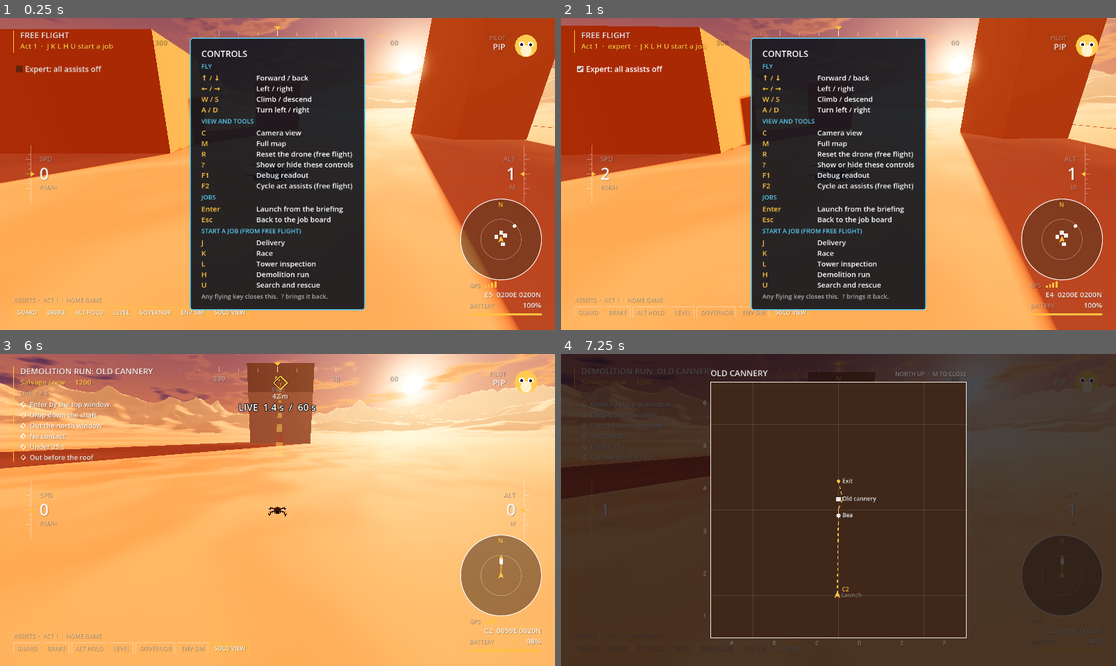
Above: before the commit, frames 1-4 (two rows, left to right).
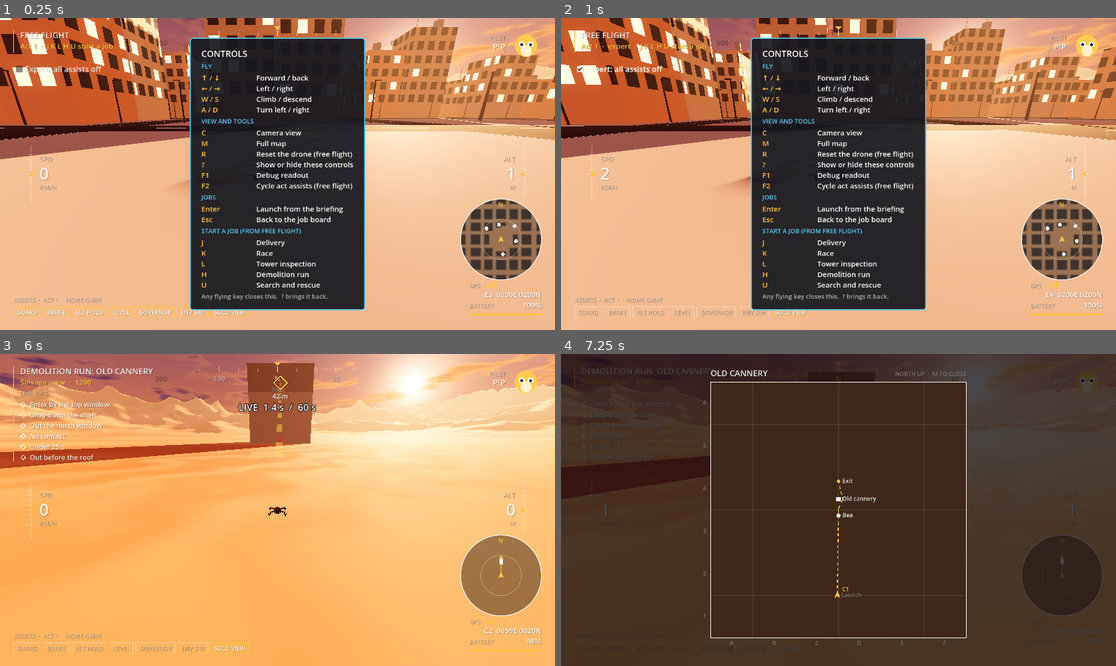
Above: after the commit, the same moments.

Repository: avdrav1/drone-sports
Game: Godot game, scene res://scenes/debug_flight.tscn
Two runs of this game, one before a commit and one after it. Both use one fixed random seed, a clock stepped at 60 frames per second and the inputs below. This scene is started directly instead of the project's main scene.
Inputs (mouse positions are in pixels of both pictures, inside the frame that each line leads up to):
- Up to frame 1 (0.25 s): no input
- Up to frame 2 (1 s): click "Expert: all assists off" at 0.5 s
- Up to frame 3 (6 s): tap Enter (ui_accept) at 1.25, 1.52, 4.52 s; move the mouse to (399, 494) at 1.27 s; hold Right (roll_right) 1.28-2 s; hold H (start_demolition_job) 1.28-2 s; click (399, 494) at 1.42 s; tap L (start_inspection_job) at 1.55, 3.5, 4.55 s; tap R (reset_drone) at 2 s; drag from (166, 525) to (249, 572) at 2.02 s; tap H (start_demolition_job) at 2.75 s; move the mouse to (333, 441) at 2.77 s; hold Right (roll_right) 2.78-3.5 s; hold K (start_race_job) 2.78-3.5 s; tap J (start_sample_job) at 3.05 s; drag from (249, 572) to (111, 463) at 3.52 s; tap K (start_race_job) at 4.25 s; move the mouse to (444, 556) at 4.27 s; hold Left (roll_left) 4.28-5 s; hold C (cycle_camera) 4.28-5 s; tap U (start_rescue_job) at 4.9 s; drag from (111, 463) to (194, 432) at 5.02 s; move the mouse to (305, 510) at 5.77 s; hold Down (pitch_back) from 5.78 s (still down); hold L (start_inspection_job) from 5.78 s (still down); click (305, 510) at 5.92 s
- Up to frame 4 (7.25 s): tap J (start_sample_job) at 6.05 s; tap M (toggle_map) at 6.4 s; release Down (pitch_back) at 6.5 s; release L (start_inspection_job) at 6.5 s; drag from (755, 432) to (727, 525) at 6.52 s

The runs differ from the first frame. In frame 1, 69% of the frame differs, in the area x 0-100%, y 0-100%; in frame 2, 69%; in frame 3, less than 0.1%; in frame 4, less than 0.1%.

Commit message:
Story 12.5: Sandbox in the city
Co-Authored-By: Claude Opus 5.5 <noreply@anthropic.com>

Diff:
--- a/data/maps/sandbox.tres
+++ b/data/maps/sandbox.tres
@@ -8,5 +8,6 @@
 bounds = Rect2(-200, -200, 400, 400)
 cell_size = 50.0
 landmarks = {
-"Spawn": Vector3(0, 0, 0)
+"Plaza": Vector3(0, 0, 0),
+"Downtown": Vector3(-6, 0, -44)
 }
--- a/scenes/debug_flight.tscn
+++ b/scenes/debug_flight.tscn
@@ -21,19 +21,11 @@
 [ext_resource type="Script" path="res://scripts/ui/map_screen.gd" id="84_map"]
 
 [ext_resource type="PackedScene" path="res://scenes/nav/jammer.tscn" id="87_jammer"]
-[ext_resource type="Script" path="res://scripts/nav/map_marker.gd" id="88_marker"]
+[ext_resource type="PackedScene" path="res://scenes/world/city.tscn" id="88_city"]
+[ext_resource type="PackedScene" path="res://scenes/world/streets.tscn" id="89_streets"]
+[ext_resource type="PackedScene" path="res://scenes/world/rooftops.tscn" id="93_roofs"]
 [ext_resource type="Script" path="res://scripts/ui/controls_help.gd" id="96_help"]
 [ext_resource type="Theme" path="res://scenes/ui/theme.tres" id="97_theme"]
-
-[sub_resource type="BoxShape3D" id="box_shape"]
-size = Vector3(4, 4, 4)
-
-[sub_resource type="StandardMaterial3D" id="box_mat"]
-albedo_color = Color(0.75, 0.45, 0.2, 1)
-
-[sub_resource type="BoxMesh" id="box_mesh"]
-material = SubResource("box_mat")
-size = Vector3(4, 4, 4)
 
 [node name="DebugFlight" type="Node3D"]
 script = ExtResource("1_root")
@@ -43,63 +35,11 @@
 
 [node name="Ground" parent="." instance=ExtResource("91_desert")]
 
-[node name="Boxes" type="Node3D" parent="."]
+[node name="City" parent="." instance=ExtResource("88_city")]
 
-[node name="Box1" type="StaticBody3D" parent="Boxes"]
-transform = Transform3D(1, 0, 0, 0, 1, 0, 0, 0, 1, 0, 2, -20)
+[node name="Streets" parent="." instance=ExtResource("89_streets")]
 
-[node name="Shape" type="CollisionShape3D" parent="Boxes/Box1"]
-shape = SubResource("box_shape")
-
-[node name="Mesh" type="MeshInstance3D" parent="Boxes/Box1"]
-mesh = SubResource("box_mesh")
-
-[node name="MapMarker" type="Node3D" parent="Boxes/Box1"]
-script = ExtResource("88_marker")
-label = "Box 1"
-icon = &"square"
-
-[node name="Box2" type="StaticBody3D" parent="Boxes"]
-transform = Transform3D(1, 0, 0, 0, 3, 0, 0, 0, 1, 12, 6, -12)
-
-[node name="Shape" type="CollisionShape3D" parent="Boxes/Box2"]
-shape = SubResource("box_shape")
-
-[node name="Mesh" type="MeshInstance3D" parent="Boxes/Box2"]
-mesh = SubResource("box_mesh")
-
-[node name="MapMarker" type="Node3D" parent="Boxes/Box2"]
-script = ExtResource("88_marker")
-label = "Box 2"
-icon = &"square"
-
-[node name="Box3" type="StaticBody3D" parent="Boxes"]
-transform = Transform3D(5, 0, 0, 0, 1, 0, 0, 0, 1, -14, 2, -8)
-
-[node name="Shape" type="CollisionShape3D" parent="Boxes/Box3"]
-shape = SubResource("box_shape")
-
-[node name="Mesh" type="MeshInstance3D" parent="Boxes/Box3"]
-mesh = SubResource("box_mesh")
-
-[node name="MapMarker" type="Node3D" parent="Boxes/Box3"]
-script = ExtResource("88_marker")
-label = "Box 3"
-icon = &"square"
-
-[node name="Box4" type="StaticBody3D" parent="Boxes"]
-transform = Transform3D(1, 0, 0, 0, 1, 0, 0, 0, 1, 6, 2, 14)
-
-[node name="Shape" type="CollisionShape3D" parent="Boxes/Box4"]
-shape = SubResource("box_shape")
-
-[node name="Mesh" type="MeshInstance3D" parent="Boxes/Box4"]
-mesh = SubResource("box_mesh")
-
-[node name="MapMarker" type="Node3D" parent="Boxes/Box4"]
-script = ExtResource("88_marker")
-label = "Box 4"
-icon = &"square"
+[node name="Rooftops" parent="." instance=ExtResource("93_roofs")]
 
 [node name="Drone" parent="." node_paths=PackedStringArray("intent_source") instance=ExtResource("4_drone")]
 transform = Transform3D(1, 0, 0, 0, 1, 0, 0, 0, 1, 0, 1, 0)
@@ -130,7 +70,7 @@
 
 [node name="HUD" type="CanvasLayer" parent="."]
 
-[node name="Radar" type="Control" parent="HUD" node_paths=PackedStringArray("gps", "terrain")]
+[node name="Radar" type="Control" parent="HUD" node_paths=PackedStringArray("gps", "terrain", "city")]
 layout_mode = 3
 anchors_preset = 15
 anchor_right = 1.0
@@ -141,6 +81,7 @@
 script = ExtResource("83_radar")
 gps = NodePath("../../Gps")
 terrain = NodePath("../../Ground")
+city = NodePath("../../City")
 
 [node name="Flight" type="Control" parent="HUD" node_paths=PackedStringArray("gps", "drone")]
 layout_mode = 3
@@ -194,7 +135,7 @@
 [node name="MapLayer" type="CanvasLayer" parent="."]
 layer = 12
 
-[node name="Map" type="Control" parent="MapLayer" node_paths=PackedStringArray("gps", "terrain")]
+[node name="Map" type="Control" parent="MapLayer" node_paths=PackedStringArray("gps", "terrain", "city")]
 visible = false
 layout_mode = 3
 anchors_preset = 15
@@ -206,3 +147,4 @@
 script = ExtResource("84_map")
 gps = NodePath("../../Gps")
 terrain = NodePath("../../Ground")
+city = NodePath("../../City")
--- a/scripts/nav/terrain_image.gd
+++ b/scripts/nav/terrain_image.gd
@@ -2,12 +2,15 @@
 extends RefCounted
 # A shaded top-down picture of the ground, baked once from DesertTerrain.height_at
 # and cached per terrain and area. Pixel (0, 0) is the area's north-west corner.
+# Building footprints, when given, are baked in dark over the ground.
+
+const BUILDING := Color(0.12, 0.1, 0.1, 0.85)
 
 static var _cache := {}
 
 ## `area` is world XZ (position is the min x, min z corner).
-static func bake(terrain: DesertTerrain, area: Rect2, px := 128) -> ImageTexture:
-	var key := [terrain.params(), area, px]
+static func bake(terrain: DesertTerrain, area: Rect2, px := 128, footprints: Array[Rect2] = []) -> ImageTexture:
+	var key := [terrain.params(), area, px, footprints]
 	if _cache.has(key):
 		return _cache[key]
 	var img := Image.create(px, px, false, Image.FORMAT_RGBA8)
@@ -18,6 +21,13 @@
 			var x := area.position.x + (i + 0.5) / px * area.size.x
 			var z := area.position.y + (j + 0.5) / px * area.size.y
 			img.set_pixel(i, j, low.lerp(high, clampf(terrain.height_at(x, z) / 60.0, 0.0, 1.0)))
+	var cell := area.size / px
+	for r in footprints:
+		var from := ((r.position - area.position) / cell).floor()
+		var to := ((r.end - area.position) / cell).ceil()
+		for j in range(maxi(int(from.y), 0), mini(int(to.y), px)):
+			for i in range(maxi(int(from.x), 0), mini(int(to.x), px)):
+				img.set_pixel(i, j, BUILDING)
 	var tex := ImageTexture.create_from_image(img)
 	_cache[key] = tex
 	return tex
--- a/scripts/ui/map_screen.gd
+++ b/scripts/ui/map_screen.gd
@@ -8,6 +8,8 @@
 @export var gps: Gps
 ## Optional: the ground shaded under the chart.
 @export var terrain: DesertTerrain
+## Buildings to draw on the image, if any.
+@export var city: City
 ## Optional. With a runner, the track records only while Live.
 @export var runner: JobRunner
 ## Optional: the job's route, drawn dashed.
@@ -35,7 +37,7 @@
 	visible = false
 	font = get_theme_default_font()
 	if terrain and gps and gps.map:
-		texture = TerrainImage.bake(terrain, gps.map.bounds, 256)
+		texture = TerrainImage.bake(terrain, gps.map.bounds, 256, Radar.footprints(city))
 
 func _unhandled_input(event: InputEvent) -> void:
 	if event.is_action_pressed("toggle_map"):
--- a/scripts/ui/radar.gd
+++ b/scripts/ui/radar.gd
@@ -9,6 +9,8 @@
 @export var gps: Gps
 ## Optional: the ground shaded under the blips.
 @export var terrain: DesertTerrain
+## Buildings to draw on the image, if any.
+@export var city: City
 ## Optional: the job's route, drawn dotted.
 @export var route: RouteSource
 ## World metres from the centre to the rim.
@@ -34,7 +36,11 @@
 	mouse_filter = MOUSE_FILTER_IGNORE
 	if terrain and gps and gps.map:
 		texture_area = gps.map.bounds.grow(range_m)
-		texture = TerrainImage.bake(terrain, texture_area)
+		texture = TerrainImage.bake(terrain, texture_area, 128, footprints(city))
+
+## Building footprints for the terrain image: the city's lots, or none.
+static func footprints(c: City) -> Array[Rect2]:
+	return CityPlan.build(c.layout).lots if c else ([] as Array[Rect2])
 
 func _process(_delta: float) -> void:
 	queue_redraw()
--- /dev/null
+++ b/tests/test_city_sandbox.gd
@@ -0,0 +1,80 @@
+extends RefCounted
+# Story 12.5: the sandbox flies in the city.
+
+const Sim = preload("res://tests/sim.gd")
+const SANDBOX := "res://scenes/debug_flight.tscn"
+
+func _sandbox() -> Node:
+	return Sim.add(load(SANDBOX).instantiate())
+
+func test_city_replaces_the_boxes() -> bool:
+	var s := _sandbox()
+	var ok := s.get_node_or_null("Boxes") == null and s.get_node_or_null("City") is City \
+		and s.get_node_or_null("Streets") is Streets and s.get_node_or_null("Rooftops") is Rooftops
+	s.free()
+	return ok
+
+func test_act1_hover_at_spawn_has_no_contact() -> bool:
+	var s := _sandbox()
+	var d: Drone = s.get_node("Drone")
+	d.contact_monitor = true
+	d.max_contacts_reported = 4
+	var hits := []
+	d.body_entered.connect(func(b): hits.append(b))
+	await Sim.physics_frames(2)
+	var act1: bool = s.preset_index == 0
+	await Sim.physics_frames(300)
+	var ok: bool = act1 and hits.is_empty() and d.global_position.distance_to(Vector3(0, 1, 0)) < 1.5
+	s.free()
+	return ok
+
+func test_radar_shows_rooftop_pads() -> bool:
+	var s := _sandbox()
+	await Sim.process_frames(3)
+	var radar: Radar = s.get_node("HUD/Radar")
+	var pads := radar.blips().filter(func(b): return b.marker.kind == &"pad")
+	var ok: bool = pads.size() == (s.get_node("Rooftops") as Rooftops).pads.size() and pads.size() >= 3
+	s.free()
+	return ok
+
+func test_map_is_darker_under_buildings() -> bool:
+	var s := _sandbox()
+	await Sim.process_frames(2)
+	var map: MapScreen = s.get_node("MapLayer/Map")
+	var img := map.texture.get_image()
+	var bounds: Rect2 = s.get_node("Gps").map.bounds
+	var plan := (s.get_node("City") as City).plan
+	var px := func(p: Vector2) -> Color:
+		var at := ((p - bounds.position) / bounds.size * Vector2(img.get_size())).floor()
+		return img.get_pixelv(Vector2i(at))
+	var lit := func(c: Color) -> float:
+		return c.get_luminance() * c.a
+	var ok := true
+	for i in 10:
+		var under: Color = px.call(plan.lots[i * 7].get_center())
+		# A street's centre, between crossings.
+		var street := plan.streets[(i * 2) % plan.streets.size()].get_center() + Vector2(0, 20.0 if i % 2 == 0 else -20.0)
+		var open: Color = px.call(street)
+		ok = ok and lit.call(under) < lit.call(open)
+	s.free()
+	return ok
+
+func test_job_hotkeys_still_launch_every_job() -> bool:
+	var keys := {&"start_sample_job": "sample_job", &"start_race_job": "race_job",
+		&"start_inspection_job": "inspection_job", &"start_demolition_job": "demolition_job",
+		&"start_rescue_job": "rescue_job"}
+	var ok := true
+	for action in keys:
+		Sim.tree().change_scene_to_file(SANDBOX)
+		await Sim.process_frames(3)
+		var s := Sim.tree().current_scene
+		var want: String = s.get(keys[action])
+		var ev := InputEventAction.new()
+		ev.action = action
+		ev.pressed = true
+		s.get_viewport().push_input(ev)
+		await Sim.process_frames(3)
+		ok = ok and Sim.tree().current_scene != null and Sim.tree().current_scene.scene_file_path == want
+		Sim.tree().unload_current_scene()
+		await Sim.process_frames(1)
+	return ok
--- a/tests/test_radar.gd
+++ b/tests/test_radar.gd
@@ -1,7 +1,7 @@
 extends RefCounted
 # Story 10.2: radar minimap. Heading-up, scaled, clamped to the rim, and in the
-# test race it shows the opponents and lights the next gate. Story 10.7: the
-# sandbox boxes show too.
+# test race it shows the opponents and lights the next gate. Story 10.7, then
+# 12.5: the sandbox's rooftop pads show too.
 
 const Sim = preload("res://tests/sim.gd")
 
@@ -59,16 +59,16 @@
 	scene.free()
 	return ok
 
-func test_sandbox_boxes_on_radar() -> bool:
+func test_sandbox_pads_on_radar() -> bool:
 	var scene: Node = Sim.add(load("res://scenes/debug_flight.tscn").instantiate())
 	await Sim.process_frames(3)
 	var radar: Radar = scene.get_node("HUD/Radar")
-	var boxes := []
+	var pads := []
 	for b in radar.blips():
-		if (b.marker as MapMarker).get_parent().get_parent() == scene.get_node("Boxes"):
-			boxes.append(b)
-	var ok := boxes.size() == 4
-	for b in boxes:
-		ok = ok and b.marker.icon == &"square" and b.marker.global_position.is_equal_approx(b.marker.get_parent().global_position)
+		if (b.marker as MapMarker).kind == &"pad":
+			pads.append(b)
+	var ok := pads.size() >= 3
+	for b in pads:
+		ok = ok and b.marker.icon == &"circle" and b.marker.global_position.is_equal_approx(b.marker.get_parent().global_position)
 	scene.free()
 	return ok
Not shown: 1 places in scenes/debug_flight.tscn that only renumber resources
Not shown, added: tests/test_city_sandbox.gd.uid
Not shown, changed: docs/BACKLOG.md
